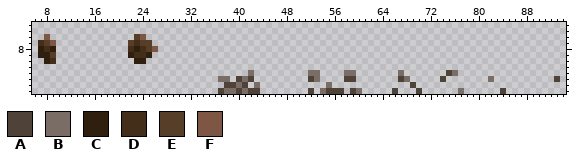
Two versions of one sprite sheet, Assets/Sprites/PrototypeSprites/RulletSprites/Pixel_Sprites/skillEffects/effectAsset_0329/Earth FX - Pixel Art/Sprites/Earth_Rockfall_Small_16x16.png. This is how it looked before the edit.
The file is 96x16 pixels. Shown: x 6..94, y 4..15.
Palette (. is transparent): A #4f4339  B #796d66  C #2e1f0f  D #432f19  E #563e29  F #7d5743
The same view after the edit:
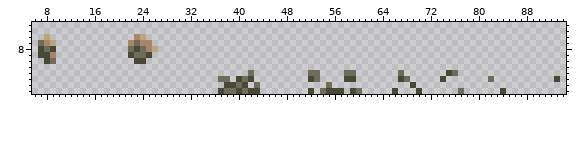
Diff:
colour A: #4f4339 -> #454935
colour B: #796d66 -> #6f6d59
colour E: #563e29 -> #aa856c
colour F: #7d5743 -> #baa67b
y 7: x 7 D -> B; x 23 D -> B
y 8: x 7..9 CDC -> ABA; x 22..24 DCD -> BAB
y 9: x 7..8 CC -> AA; x 22..25 CDDC -> ABBA
y 10: x 8..9 CD -> AB; x 23..24 CC -> AA
Pixel boxes of the changes (left, top, right, bottom) in both pictures:
changed: (38, 34, 56, 64)
changed: (128, 34, 158, 64)
changed: (218, 70, 260, 94)
changed: (308, 70, 362, 94)
changed: (392, 70, 464, 94)
changed: (488, 76, 506, 94)
changed: (554, 76, 560, 82)
